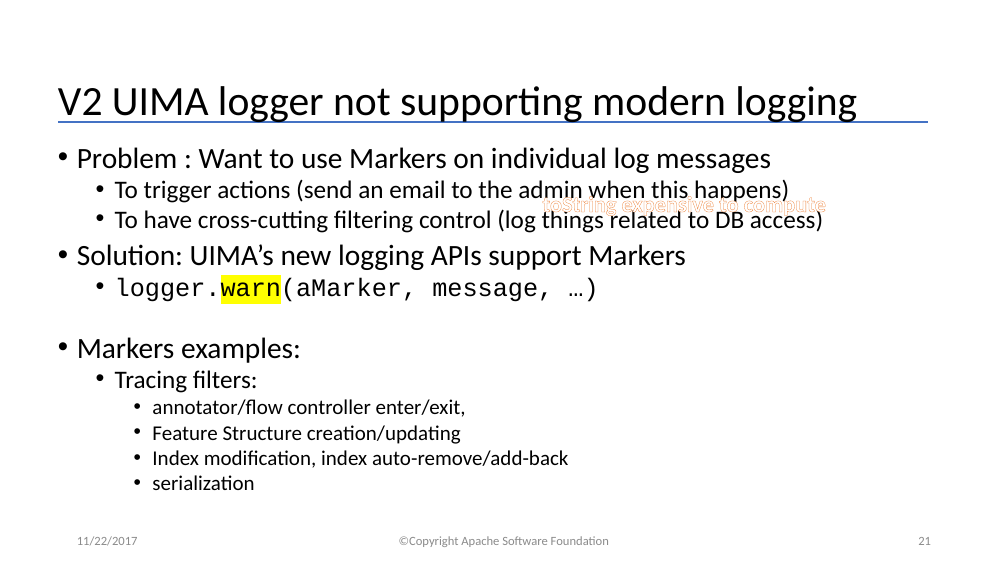
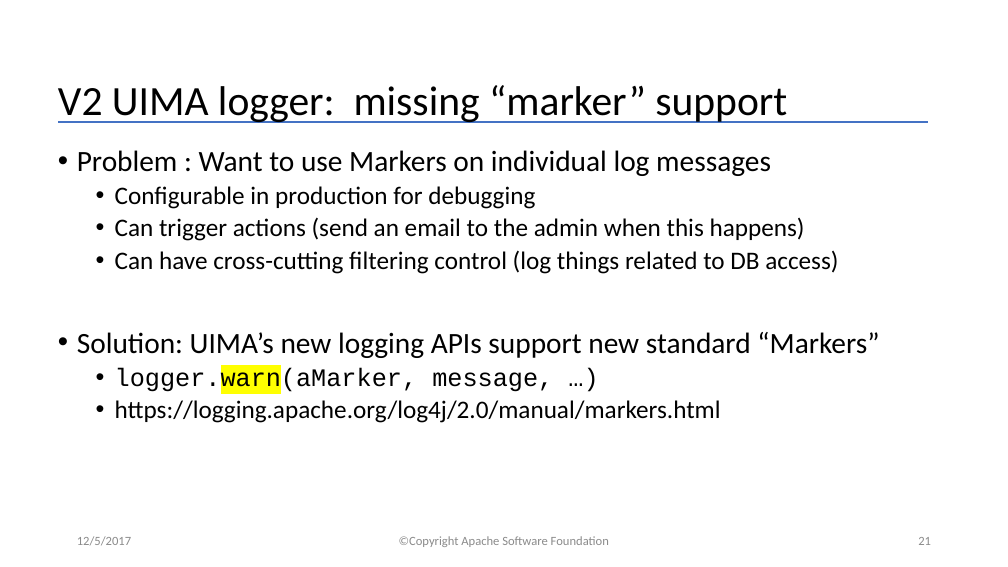
Before and after one commit to apache/uima-site, a slide deck: slide 21 of docs/downloads/uv3/UIMA_V3_Programmers_Solutions.pptx. Drawn at 1008x567 pixels with LibreOffice and Linux fonts; fonts in the diff are those of the drawing. Boxes give left, top, right and bottom in pixels: in the first picture for what was removed or moved away, otherwise in the second. Text is boxed around its words. In the diff, an @@ line names an element or a change of style, - is before the commit and + after.

Commit message:
no jira, general updates to uv3 programmers solution deck

```diff
--- a/docs/downloads/uv3/UIMA_V3_Programmers_Solutions.pptx
+++ b/docs/downloads/uv3/UIMA_V3_Programmers_Solutions.pptx
@@ title at bbox=[58, 85, 787, 123]: text changed @@
-V2 UIMA logger not supporting modern logging
+V2 UIMA logger: missing “marker” support
@@ text at bbox=[77, 150, 771, 394]: line spacing 0.8 to 0.9 @@
@@ text at bbox=[77, 186, 879, 358]: text changed @@
-  • To trigger actions (send an email to the admin when this happens)
-  • To have cross-cutting filtering control (log things related to DB access)
-• Solution: UIMA’s new logging APIs support Markers
+  • Configurable in production for debugging
+  • Can trigger actions (send an email to the admin when this happens)
+  • Can have cross-cutting filtering control (log things related to DB access)
+• Solution: UIMA’s new logging APIs support new standard “Markers”
@@ text removed at bbox=[542, 193, 826, 218] @@
-toString expensive to compute
@@ text at bbox=[115, 400, 721, 423]: text changed; size 20 to 24 pt @@
-• Markers examples:
-  • Tracing filters:
-    • annotator/flow controller enter/exit,
-    • Feature Structure creation/updating
-    • Index modification, index auto-remove/add-back
-    • serialization
+  • https://logging.apache.org/log4j/2.0/manual/markers.html
@@ text at bbox=[77, 536, 131, 545]: text changed @@
-11/22/2017
+12/5/2017
```
Also in this commit, not shown: 29 other slides changed.
